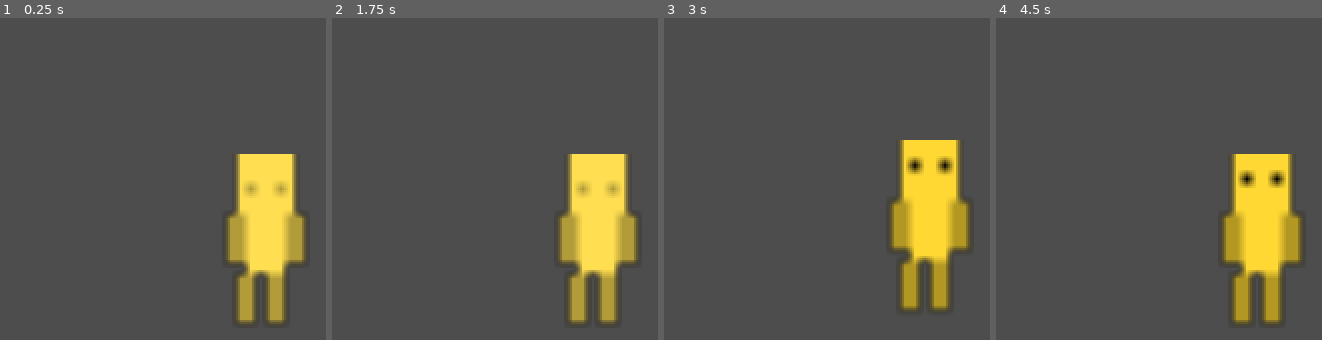
Above: before the commit, frames 1-4 (left to right).
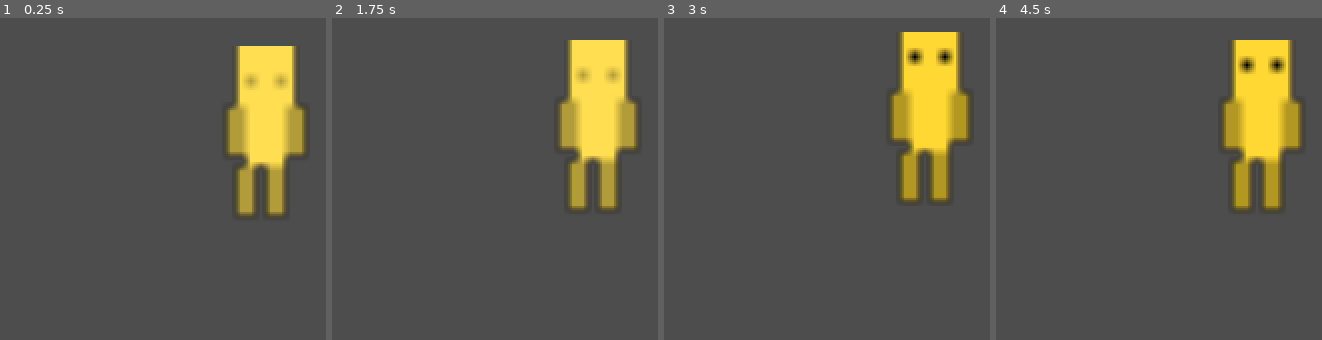
Above: after the commit, the same moments.

Repository: Jadest03/sprite-soul
Game: Godot game, scene res://scenes/Companion.tscn
Same seed, same stepped clock (60 frames per second), same inputs: the game is played once before the commit and once after it. This scene is started directly instead of the project's main scene.
Inputs (mouse positions are in pixels of both pictures, inside the frame that each line leads up to):
- Up to frame 1 (0.25 s): no input
- Up to frame 2 (1.75 s): tap Enter at 0.5 s; move the mouse to (outside the picture) at 0.52 s; click (outside the picture) at 0.67 s; move the mouse to (478, 172) at 1.27 s; click (478, 172) at 1.42 s
- Up to frame 3 (3 s): move the mouse to (989, 66) at 2.02 s; click (989, 66) at 2.17 s; move the mouse to (898, 233) at 2.77 s; click (898, 233) at 2.92 s
- Up to frame 4 (4.5 s): move the mouse to (outside the picture) at 3.52 s; click (outside the picture) at 3.67 s; move the mouse to (1080, 95) at 4.27 s; click (1080, 95) at 4.42 s

The runs differ from the first frame. In frame 1, 16% of the frame differs, in the area x 69-94%, y 8-96%; in frame 2, 17%; in frame 3, 17%; in frame 4, 18%, in the area x 68-95%, y 6-96%.

Commit message:
feat: 캐릭터 동작 개선 및 UI 버그 수정
- 캐릭터 크기 1.5배 확대, 윈도우 높이 조정
- idle 숨쉬기 bob 애니메이션 추가 (sine 2.5초 주기)
- 만세 micro-interaction: 20~40초마다 잠깐 react 포즈
- 10분 무활동 시 수면 전환, 클릭으로 깨어남
- 채팅 응답 후 REACT 고착 버그 수정 (→ IDLE 복귀)
- BehaviorSelector max idle/walk duration 추가 (시작 시 정지 버그 수정)
- 채팅창 발 아래 배치, 크기 확대
- 말풍선 크기/폰트 확대
- 말풍선 사라지지 않는 버그 수정 (입력창 닫을 때 타이머 재시작)
- 스프라이트 배경 제거: BFS flood fill threshold 235로 조정

Co-Authored-By: Claude Sonnet 4.6 <noreply@anthropic.com>

Diff:
--- a/scripts/BehaviorSelector.gd
+++ b/scripts/BehaviorSelector.gd
@@ -2,8 +2,10 @@
 
 const CompanionFSM = preload("res://scripts/CompanionFSM.gd")
 
-const MIN_IDLE_DURATION = 3.0
-const MIN_WALK_DURATION = 4.0
+const MIN_IDLE_DURATION  = 3.0
+const MAX_IDLE_DURATION  = 8.0
+const MIN_WALK_DURATION  = 4.0
+const MAX_WALK_DURATION  = 12.0
 const MIN_SLEEP_DURATION = 8.0
 
 func select(fsm, emotion, _mouse_near: bool) -> int:
@@ -21,11 +23,11 @@
 		return current
 
 	if current == CompanionFSM.State.IDLE and t > MIN_IDLE_DURATION:
-		if emotion.is_bored() or randf() < 0.002:
+		if emotion.is_bored() or randf() < 0.002 or t > MAX_IDLE_DURATION:
 			return CompanionFSM.State.WALK
 
 	if current == CompanionFSM.State.WALK and t > MIN_WALK_DURATION:
-		if randf() < 0.01:
+		if randf() < 0.01 or t > MAX_WALK_DURATION:
 			return CompanionFSM.State.IDLE
 
 	return current
--- a/scripts/ChatUI.gd
+++ b/scripts/ChatUI.gd
@@ -42,6 +42,8 @@
 func _process(delta: float) -> void:
 	if companion and _bubble.visible:
 		_update_bubble_position()
+	if _input_row.visible:
+		_update_input_position()
 
 	if _is_typing:
 		_typing_timer -= delta
@@ -59,11 +61,15 @@
 		if _hide_timer <= 0.0:
 			_bubble.hide()
 
+func _update_input_position() -> void:
+	var vh := get_viewport().get_visible_rect().size.y
+	_input_row.position = Vector2(4.0, vh - _input_row.size.y - 4.0)
+
 func _update_bubble_position() -> void:
 	var pos := companion.position
 	var bsize := _bubble.size
 	var x := clampf(pos.x - bsize.x * 0.5, 4.0, 296.0 - bsize.x)
-	var y := maxf(4.0, pos.y - 108.0 - bsize.y)
+	var y := maxf(4.0, pos.y - 120.0 - bsize.y)
 	_bubble.position = Vector2(x, y)
 
 func _on_companion_clicked() -> void:
@@ -180,6 +186,8 @@
 func _set_input_visible(visible: bool) -> void:
 	EventBus.chat_input_open = visible
 	_input_row.visible = visible
+	if not visible and _bubble.visible and not _is_typing and _hide_timer == 0.0:
+		_hide_timer = BUBBLE_HIDE_DELAY
 
 func _input(event: InputEvent) -> void:
 	if event is InputEventKey and event.pressed and event.keycode == KEY_ESCAPE:
@@ -190,37 +198,36 @@
 
 func _build_bubble() -> void:
 	_bubble = PanelContainer.new()
-	_bubble.custom_minimum_size = Vector2(120, 0)
+	_bubble.custom_minimum_size = Vector2(160, 0)
 	_bubble.hide()
 	add_child(_bubble)
 
 	var style := StyleBoxFlat.new()
 	style.bg_color = Color(0.08, 0.08, 0.12, 0.90)
-	style.corner_radius_top_left    = 8
-	style.corner_radius_top_right   = 8
-	style.corner_radius_bottom_left = 8
-	style.corner_radius_bottom_right = 8
+	style.corner_radius_top_left    = 10
+	style.corner_radius_top_right   = 10
+	style.corner_radius_bottom_left = 10
+	style.corner_radius_bottom_right = 10
 	style.set_content_margin_all(0)
 	_bubble.add_theme_stylebox_override("panel", style)
 
 	var margin := MarginContainer.new()
-	margin.add_theme_constant_override("margin_left",   8)
-	margin.add_theme_constant_override("margin_right",  8)
-	margin.add_theme_constant_override("margin_top",    6)
-	margin.add_theme_constant_override("margin_bottom", 6)
+	margin.add_theme_constant_override("margin_left",   12)
+	margin.add_theme_constant_override("margin_right",  12)
+	margin.add_theme_constant_override("margin_top",    8)
+	margin.add_theme_constant_override("margin_bottom", 8)
 	_bubble.add_child(margin)
 
 	_bubble_label = Label.new()
 	_bubble_label.autowrap_mode = TextServer.AUTOWRAP_WORD_SMART
 	_bubble_label.add_theme_color_override("font_color", Color.WHITE)
-	_bubble_label.add_theme_font_size_override("font_size", 15)
-	_bubble_label.custom_minimum_size = Vector2(150, 0)
+	_bubble_label.add_theme_font_size_override("font_size", 17)
+	_bubble_label.custom_minimum_size = Vector2(180, 0)
 	margin.add_child(_bubble_label)
 
 func _build_input() -> void:
 	_input_row = PanelContainer.new()
-	_input_row.position = Vector2(4, 166)
-	_input_row.size = Vector2(292, 30)
+	_input_row.size = Vector2(292, 44)
 	_input_row.hide()
 	add_child(_input_row)
 
--- a/scripts/Companion.gd
+++ b/scripts/Companion.gd
@@ -32,6 +32,13 @@
 var _next_idle_micro: float = 0.0
 var _chat_locked := false
 var _context_menu: PopupMenu
+var _breath_time: float = 0.0
+var _banzai_timer: float = 0.0
+var _next_banzai: float = 0.0
+var _no_interact_timer: float = 0.0
+var _forced_sleep := false
+
+const SLEEP_AFTER := 600.0  # 10분
 
 @onready var sprite: AnimatedSprite2D = $AnimatedSprite2D
 
@@ -60,17 +67,18 @@
 	var loaded := _load_sprite_frames()
 	if loaded != null:
 		sprite.sprite_frames = loaded
-		SPRITE_SCALE = Vector2(0.65, 0.65)
-		SPRITE_HALF  = Vector2(42.0, 42.0)
+		SPRITE_SCALE = Vector2(1.5, 1.5)
+		SPRITE_HALF  = Vector2(72.0, 80.0)
 	else:
 		sprite.sprite_frames = _build_placeholder_frames()
 	sprite.scale = SPRITE_SCALE
 
 	# SPRITE_HALF 확정 후 위치 계산
-	_ground_y = _screen_rect.size.y - SPRITE_HALF.y
+	_ground_y = _screen_rect.size.y - SPRITE_HALF.y - 55
 	position = Vector2(_screen_rect.size.x * 0.5, _ground_y)
 	_pick_walk_direction()
 	_next_idle_micro = randf_range(6.0, 12.0)
+	_next_banzai = randf_range(20.0, 40.0)
 	sprite.play("idle")
 
 func _process(delta: float) -> void:
@@ -81,12 +89,19 @@
 	var mouse_near := position.distance_to(mouse_pos) < MOUSE_NEAR_DISTANCE
 
 	if not _chat_locked:
-		var next: int = behavior.select(fsm, emotion, mouse_near)
-		if next != fsm.current_state:
-			fsm.transition_to(next)
+		_no_interact_timer += delta
+		if not _forced_sleep and _no_interact_timer >= SLEEP_AFTER:
+			_forced_sleep = true
+			fsm.transition_to(CompanionFSM.State.SLEEP)
+		if not _forced_sleep:
+			var next: int = behavior.select(fsm, emotion, mouse_near)
+			if next != fsm.current_state:
+				fsm.transition_to(next)
 
 	_process_state(delta, mouse_pos)
 	_process_idle_micro(delta)
+	_process_banzai_micro(delta)
+	_process_idle_breath(delta)
 	_update_edge_lean(delta)
 	_update_passthrough()
 
@@ -126,6 +141,10 @@
 func _input(event: InputEvent) -> void:
 	if event is InputEventMouseButton and event.pressed:
 		if position.distance_to(get_viewport().get_mouse_position()) < MOUSE_NEAR_DISTANCE:
+			_reset_sleep_timer()
+			if fsm.current_state == CompanionFSM.State.SLEEP:
+				fsm.transition_to(CompanionFSM.State.IDLE)
+				return
 			if event.button_index == MOUSE_BUTTON_LEFT:
 				emotion.on_click()
 				EventBus.companion_clicked.emit()
@@ -140,11 +159,17 @@
 		1: get_tree().quit()
 
 func _on_chat_requested(_text: String) -> void:
+	_reset_sleep_timer()
 	_chat_locked = true
 	fsm.transition_to(CompanionFSM.State.REACT)
 
 func _on_chat_response_received(_text: String) -> void:
 	_chat_locked = false
+	fsm.transition_to(CompanionFSM.State.IDLE)
+
+func _reset_sleep_timer() -> void:
+	_no_interact_timer = 0.0
+	_forced_sleep = false
 
 func _pick_walk_direction() -> void:
 	_walk_dir_x = 1.0 if randf() > 0.5 else -1.0
@@ -162,10 +187,35 @@
 		_next_idle_micro = randf_range(6.0, 12.0)
 		_do_yawn()
 
+func _process_banzai_micro(delta: float) -> void:
+	if fsm.current_state != CompanionFSM.State.IDLE or _chat_locked:
+		_banzai_timer = 0.0
+		return
+	_banzai_timer += delta
+	if _banzai_timer >= _next_banzai:
+		_banzai_timer = 0.0
+		_next_banzai = randf_range(20.0, 40.0)
+		_do_banzai()
+
+func _do_banzai() -> void:
+	sprite.play("react")
+	get_tree().create_timer(1.2).timeout.connect(func():
+		if fsm.current_state == CompanionFSM.State.IDLE:
+			sprite.play("idle")
+	)
+
+func _process_idle_breath(delta: float) -> void:
+	if fsm.current_state == CompanionFSM.State.IDLE:
+		_breath_time += delta
+		sprite.position.y = sin(_breath_time * TAU / 2.5) * 2.0
+	else:
+		_breath_time = 0.0
+		sprite.position.y = lerp(sprite.position.y, 0.0, 8.0 * delta)
+
 func _do_yawn() -> void:
 	var tween := create_tween()
-	tween.tween_property(sprite, "scale", Vector2(5.8, 4.2), 0.35)
-	tween.tween_property(sprite, "scale", Vector2(4.6, 5.6), 0.2)
+	tween.tween_property(sprite, "scale", SPRITE_SCALE * Vector2(1.16, 0.84), 0.35)
+	tween.tween_property(sprite, "scale", SPRITE_SCALE * Vector2(0.92, 1.12), 0.2)
 	tween.tween_property(sprite, "scale", SPRITE_SCALE, 0.35)
 
 func _do_bounce() -> void:
@@ -190,7 +240,7 @@
 		return null
 
 	var anim_files := {
-		"idle":  ["idle_1.png", "idle_2.png"],
+		"idle":  ["idle_1.png"],
 		"walk":  ["walk_1.png", "walk_2.png", "walk_3.png"],
 		"sleep": ["sleep_1.png", "sleep_2.png"],
 		"react": ["react_1.png", "react_2.png"],
--- a/scripts/Main.gd
+++ b/scripts/Main.gd
@@ -6,7 +6,7 @@
 const PersonaGenerator  = preload("res://scripts/PersonaGenerator.gd")
 const SpriteGenerator   = preload("res://scripts/SpriteGenerator.gd")
 
-const COMPANION_AREA := Vector2i(300, 200)
+const COMPANION_AREA := Vector2i(300, 330)
 const SETUP_AREA     := Vector2i(520, 860)
 
 var _generator: Node
Not shown, changed: sprite_gen/generate_sprites.py
